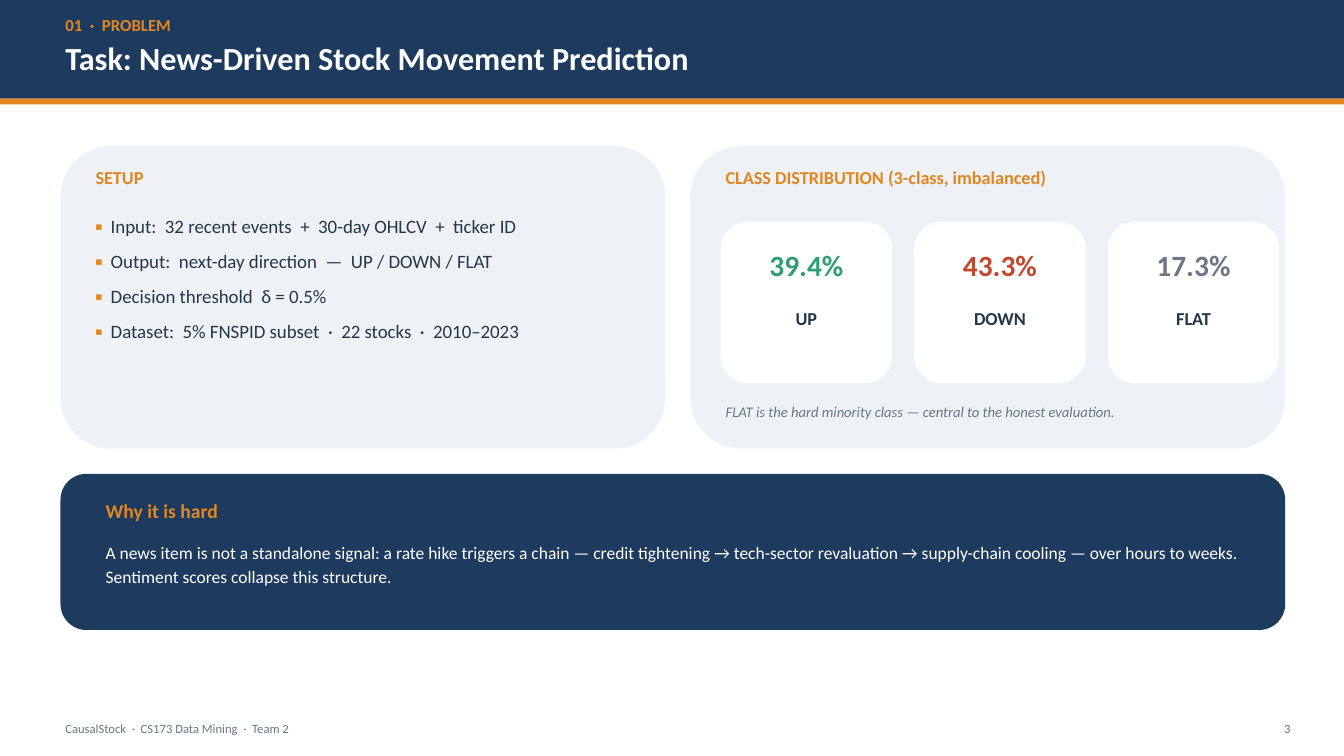
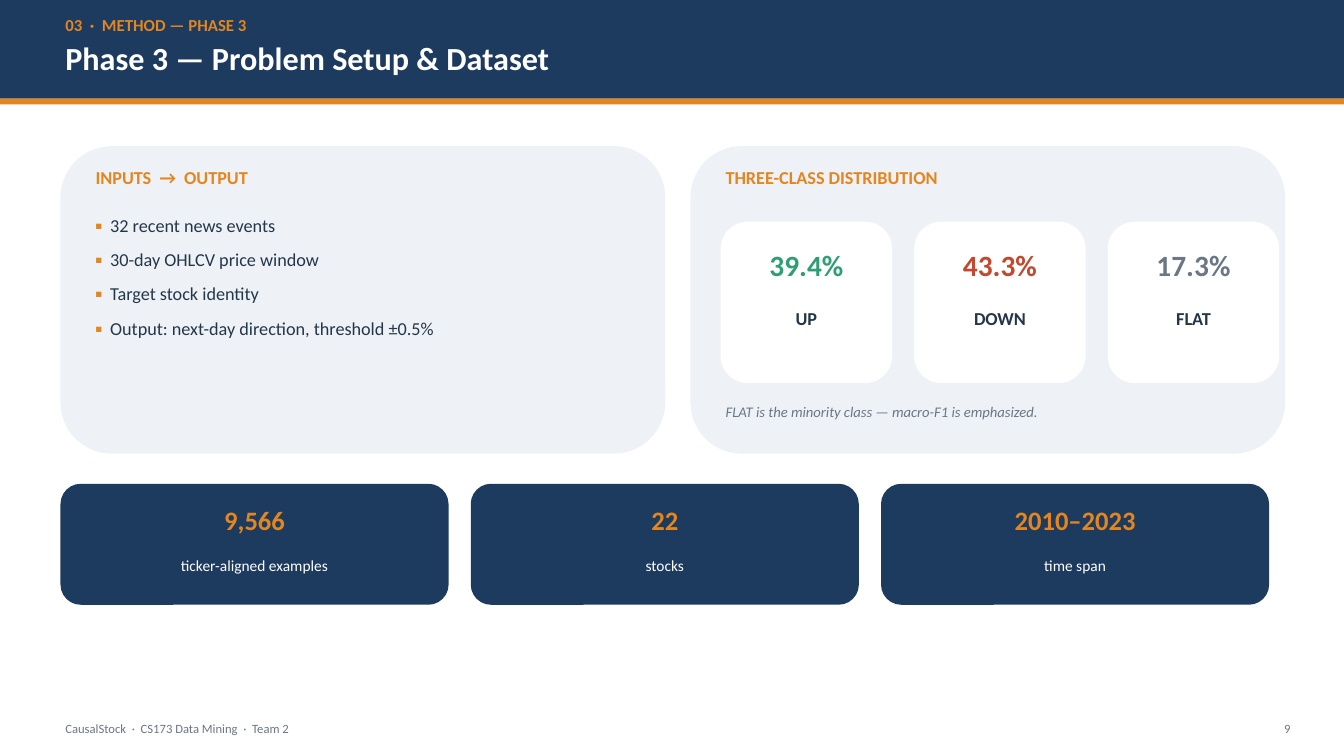
Before and after one commit to LovelyC-kx/dddmmm, a slide deck: slide 9 of DirectionA/docs/final-deck/CausalStock_CS173_Final.pptx (slide 3 before the commit). Drawn at 1344x756 pixels with LibreOffice and Linux fonts; fonts in the diff are those of the drawing. Boxes give left, top, right and bottom in pixels: in the first picture for what was removed or moved away, otherwise in the second. Text is boxed around its words. In the diff, an @@ line names an element or a change of style, - is before the commit and + after.

```diff
--- a/DirectionA/docs/final-deck/CausalStock_CS173_Final.pptx
+++ b/DirectionA/docs/final-deck/CausalStock_CS173_Final.pptx
@@ text at box(65, 20, 246, 31): text changed @@
-01 · PROBLEM
+03 · METHOD — PHASE 3
@@ text at box(65, 47, 549, 75): text changed @@
-Task: News-Driven Stock Movement Prediction
+Phase 3 — Problem Setup & Dataset
@@ rounded rectangle: place and size @@
-rounded rectangle at box(60, 146, 665, 449)
+rounded rectangle at box(60, 146, 665, 454)
@@ rounded rectangle: place and size @@
-rounded rectangle at box(691, 146, 1286, 449)
+rounded rectangle at box(691, 146, 1286, 454)
@@ text at box(96, 172, 248, 184): text changed @@
-SETUP
+INPUTS → OUTPUT
@@ text at box(726, 172, 938, 184): text changed @@
-CLASS DISTRIBUTION (3-class, imbalanced)
+THREE-CLASS DISTRIBUTION
@@ text at box(110, 220, 434, 338): text changed; size 13.5 to 13 pt @@
-▪ Input: 32 recent events + 30-day OHLCV + ticker ID
-▪ Output: next-day direction — UP / DOWN / FLAT
-▪ Decision threshold δ = 0.5%
-▪ Dataset: 5% FNSPID subset · 22 stocks · 2010–2023
+▪ 32 recent news events
+▪ 30-day OHLCV price window
+▪ Target stock identity
+▪ Output: next-day direction, threshold ±0.5%
@@ text at box(726, 407, 1038, 420): text changed @@
-FLAT is the hard minority class — central to the honest evaluation.
+FLAT is the minority class — macro-F1 is emphasized.
@@ rounded rectangle: place and size @@
-rounded rectangle at box(60, 474, 1286, 630)
+rounded rectangle at box(60, 484, 449, 605)
@@ rounded rectangle added at box(471, 484, 859, 605), fill #1D3A5F @@
@@ rounded rectangle added at box(881, 484, 1269, 605), fill #1D3A5F @@
@@ text at box(224, 512, 285, 533): text changed; size 14 to 19 pt @@
-Why it is hard
+9,566
@@ text added at box(651, 512, 678, 530), 19 pt, text #E3861F, bold @@
+22
@@ text added at box(1015, 512, 1136, 530), 19 pt, text #E3861F, bold @@
+2010–2023
@@ text removed at box(106, 547, 1237, 586) @@
-A news item is not a standalone signal: a rate hike triggers a chain — credit tightening → tech-sector revaluation → supply-chain cooling — over hours to weeks. Sentiment scores collapse this structure.
@@ text added at box(181, 560, 328, 574), 11 pt, text #FFFFFF @@
+ticker-aligned examples
@@ text added at box(646, 560, 684, 571), 11 pt, text #FFFFFF @@
+stocks
@@ text added at box(1044, 560, 1106, 574), 11 pt, text #FFFFFF @@
+time span
```
Also in this commit, not shown: 7 other slides changed, 8 slides added, 11 slides removed, 3 other files.
